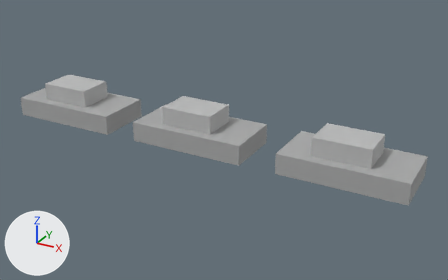
The glTF model src/samples/map1/assets/units.gltf: old version first, new version second.
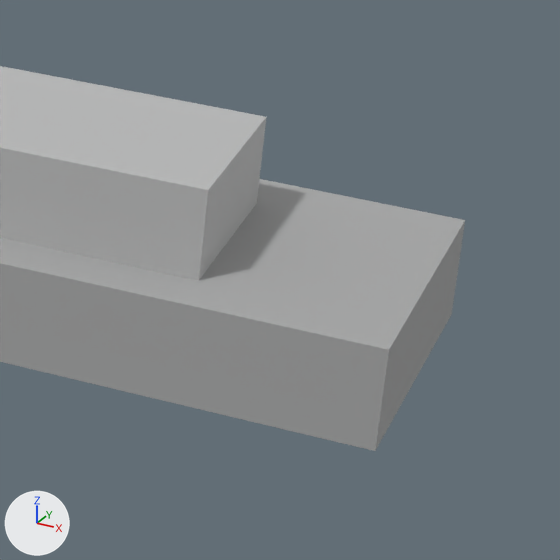
The first picture shows the older version from a 50 mm camera at (2.7, -2.1, 1.27) aimed at (1.33, 0.39, 0.02). The close-ups show both versions on the part from 73% to 100% of the width and 39% to 82% of the height of that picture; other places that the commit changed are outside them. Every picture has the same lights, and +X, +Y and +Z are marked at lower left. Where no turn or scale is listed for an object, it has been applied to the vertices.

Objects in the first close-up: 'group_0.002', 'group_1.002'.
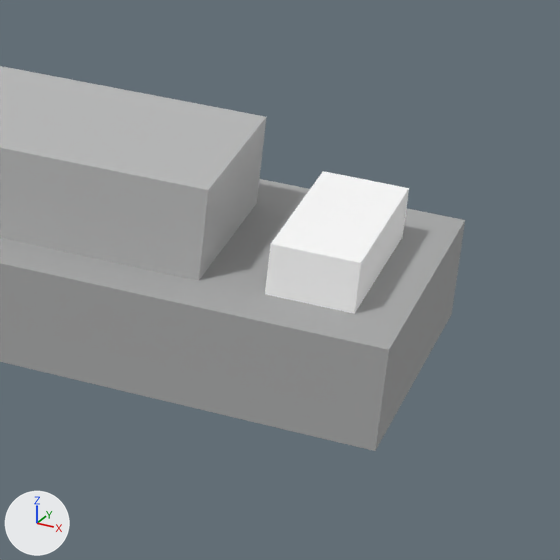
Pixel boxes [x1, y1, x2, y2] of what changed, in the close-ups (560 x 560 px):
'group_6', added: after [265, 171, 409, 314]
'group_7', unchanged, uncovered by the edit: after [0, 66, 266, 281]
'group_1.002', unchanged, covered by the edit: before [0, 66, 266, 281]

Edits to the bpy script that builds the scene:
```text
Add mat_id6_002:
    mat_id6_002 = principled_material('ID6.002')
    mat_id6_002.base_color = (1.0, 1.0, 1.0)  # white #ffffff
    mat_id6_002.roughness = 1.0
Add me_id55:
    me_id55.from_pydata(...)  # a box spanning x 0.0..0.08, y 0.0..0.18, z 0.0..0.05
    me_id55.materials.append(mat_id6_002)  # white #ffffff
Add ob_group_6:
    ob_group_6 = bpy.data.objects.new('group_6', me_id55)
    ob_group_6.location = (2.165, 0.269, 0.1)
```
